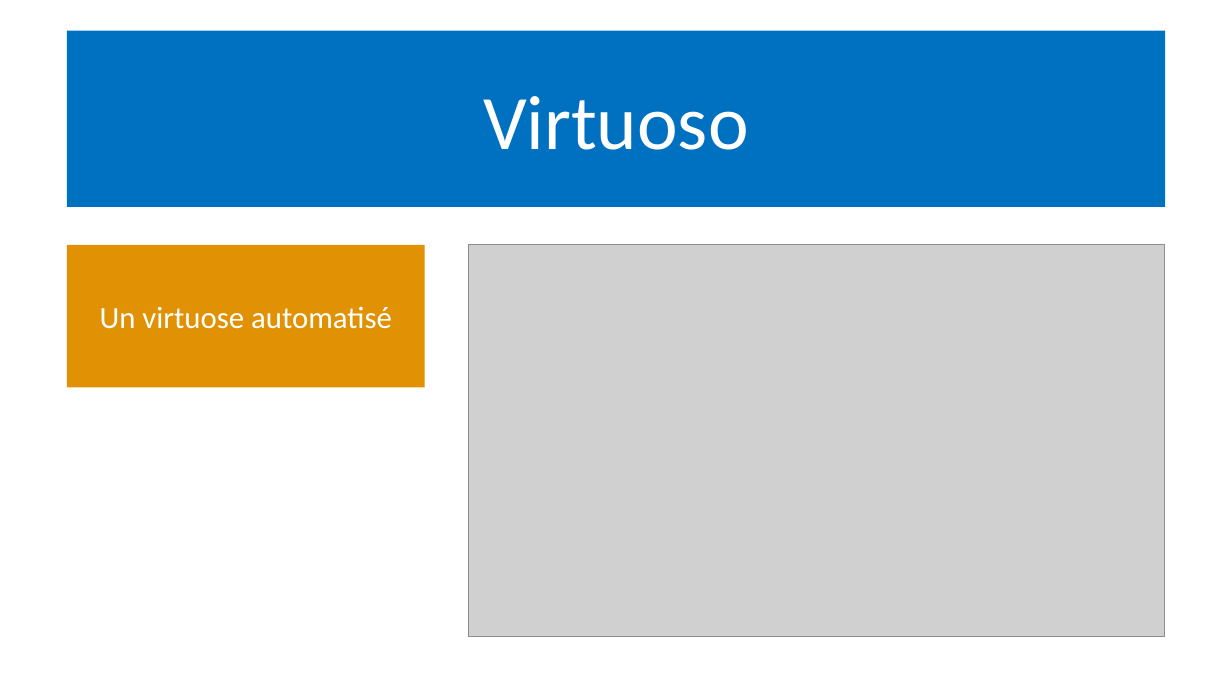
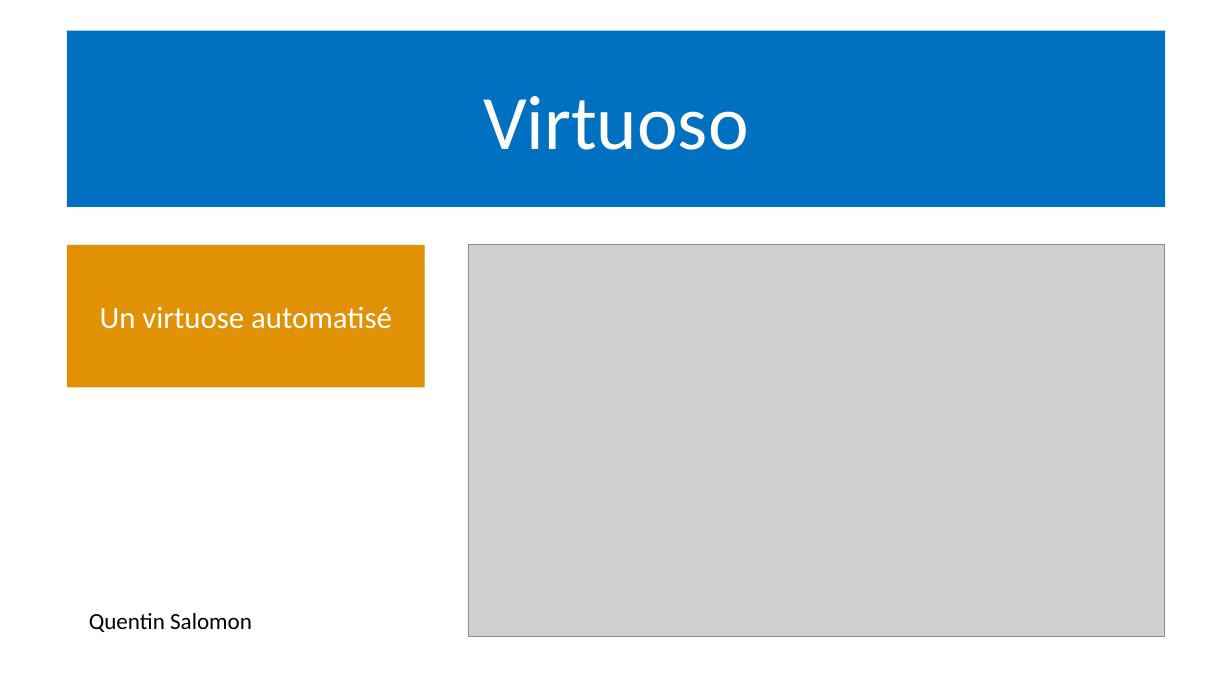
Before and after one commit to QuentinSalomon/TB, a slide deck: slide 1 of Administratif/Presentation intermediare/Presentation intermédiaire.pptx. Drawn at 1232x693 pixels with LibreOffice and Linux fonts; fonts in the diff are those of the drawing; grey boxes stand for pictures. Boxes give left, top, right and bottom in pixels: in the first picture for what was removed or moved away, otherwise in the second. Text is boxed around its words. In the diff, an @@ line names an element or a change of style, - is before the commit and + after.

```diff
--- a/Administratif/Presentation intermediare/Presentation intermédiaire.pptx
+++ b/Administratif/Presentation intermediare/Presentation intermédiaire.pptx
@@ text added at box(89, 613, 252, 632), 18 pt, text #000000 @@
+Quentin Salomon
```
Also in this commit, not shown: 2 other slides changed, 8 slides added, 2 slides removed, 2 other files.
